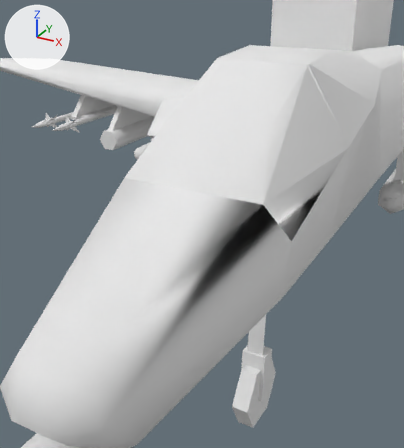
Renders of the glTF model src/main/resources/combinedassault_packs/combinedassault/assets/combinedassault/models/aircraft/a10/a10.glb from each side of a commit.
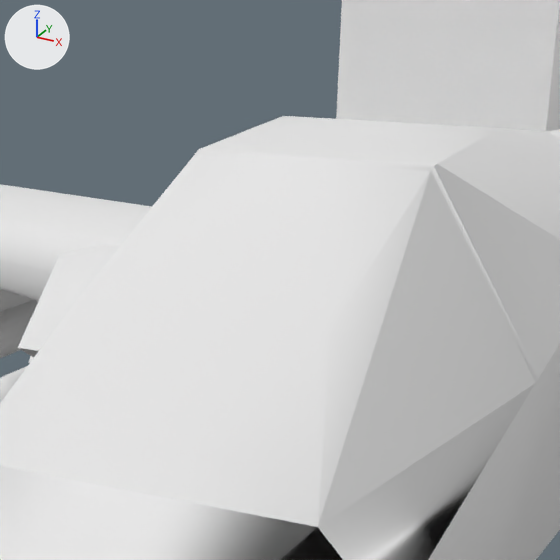
Old and new are each drawn from a 50 mm lens placed at (1.865, -4.54, 4.546), pointed at (0.058, -1.255, 2.904) and again close up on the part from 35% to 88% of the width and 0% to 49% of the height. Lighting does not change. The marker at upper left points along +X, +Y and +Z. The older version's two pictures come first. Objects named as collision shapes, trigger or cutter boxes, shadow casters or lower levels of detail are left out. Where no turn or scale is listed for an object, it has been applied to the vertices.

Before the edit, the objects in view are built like this:
```python
me_body = bpy.data.meshes.new('body')
me_body.from_pydata(...)  # 832 vertices, 1277 faces; spans x -3.0..3.0, y -3.4..13.3, z 1.5..4.5
# faces by material slot: [1183, 94]
me_body.materials.append(mat_paint)  # white #e7e7e7
me_body.materials.append(mat_paint_armor_tub)  # white #e7e7e7
me_hit_engine_right = bpy.data.meshes.new('hit_engine_right')
me_hit_engine_right.from_pydata(...)  # a box spanning x -2.75..-1.05, y 6.8..10.2, z 2.75..4.45
me_wing_right = bpy.data.meshes.new('wing_right')
me_wing_right.from_pydata(...)  # 215 vertices, 277 faces; spans x -8.66..-2.75, y 3.02..6.98, z 1.46..2.9
me_wing_right.materials.append(mat_paint)  # white #e7e7e7
ob_body = bpy.data.objects.new('body', me_body)
ob_body.parent = ob_a10
ob_body.location = (0.0, 0.0, 0.0)
ob_hit_engine_right = bpy.data.objects.new('hit_engine_right', me_hit_engine_right)
ob_hit_engine_right.location = (0.0, 0.0, 0.0)
ob_wing_right = bpy.data.objects.new('wing_right', me_wing_right)
ob_wing_right.parent = ob_a10
ob_wing_right.location = (0.0, 0.0, 0.0)
# also in view: 'canopy' at (0.0, 0.795, 3.605); 'right_flap_mesh' at (-4.24, 6.38, 2.041)
```
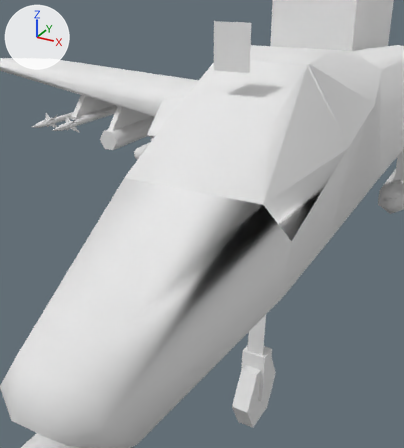
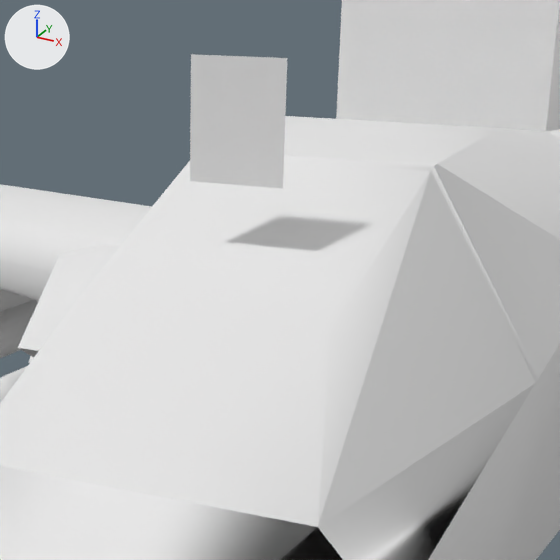
Edits to the scene script, one JSON object a line:
```json
{"op": "add", "block": "mat_screen_hud", "code": ["mat_screen_hud = principled_material('screen_hud')", "mat_screen_hud.base_color = (0.8, 0.8, 0.8)  # white #e7e7e7"]}
{"op": "add", "block": "me_screen_hud", "code": ["me_screen_hud = bpy.data.meshes.new('screen_hud')", "me_screen_hud.from_pydata([(0.149, -0.697, 3.91), (-0.149, -0.697, 3.91), (-0.149, -0.697, 4.258), (0.149, -0.697, 4.258)], [], [(0, 1, 2), (0, 2, 3)])", "me_screen_hud.materials.append(mat_screen_hud)  # white #e7e7e7"]}
{"op": "add", "block": "ob_screen_hud", "code": ["ob_screen_hud = bpy.data.objects.new('screen_hud', me_screen_hud)", "ob_screen_hud.location = (0.0, 0.0, 0.0)"]}
```

Pixel boxes (x1, y1, x2, y2) of what changed, in the close-ups (560 x 560 px):
```json
{"object": "screen_hud", "change": "added", "after": [190, 54, 287, 189]}
```
